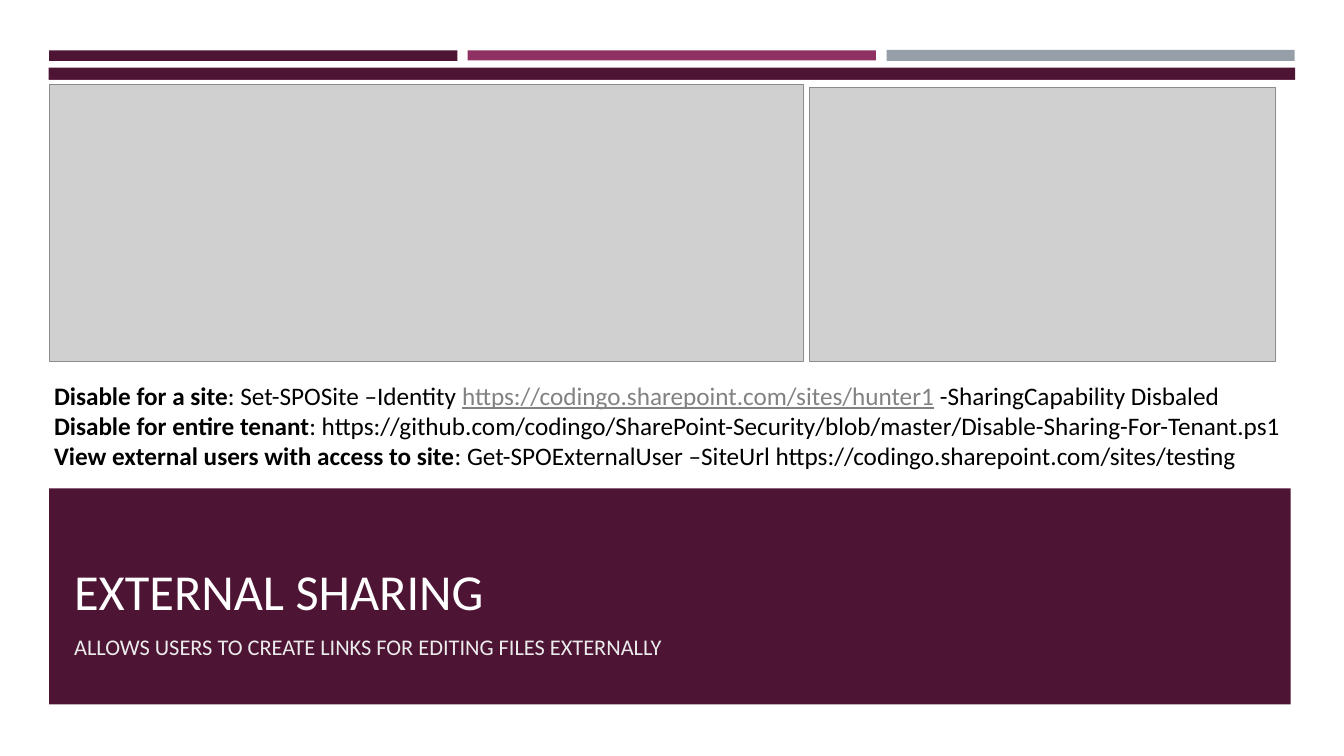
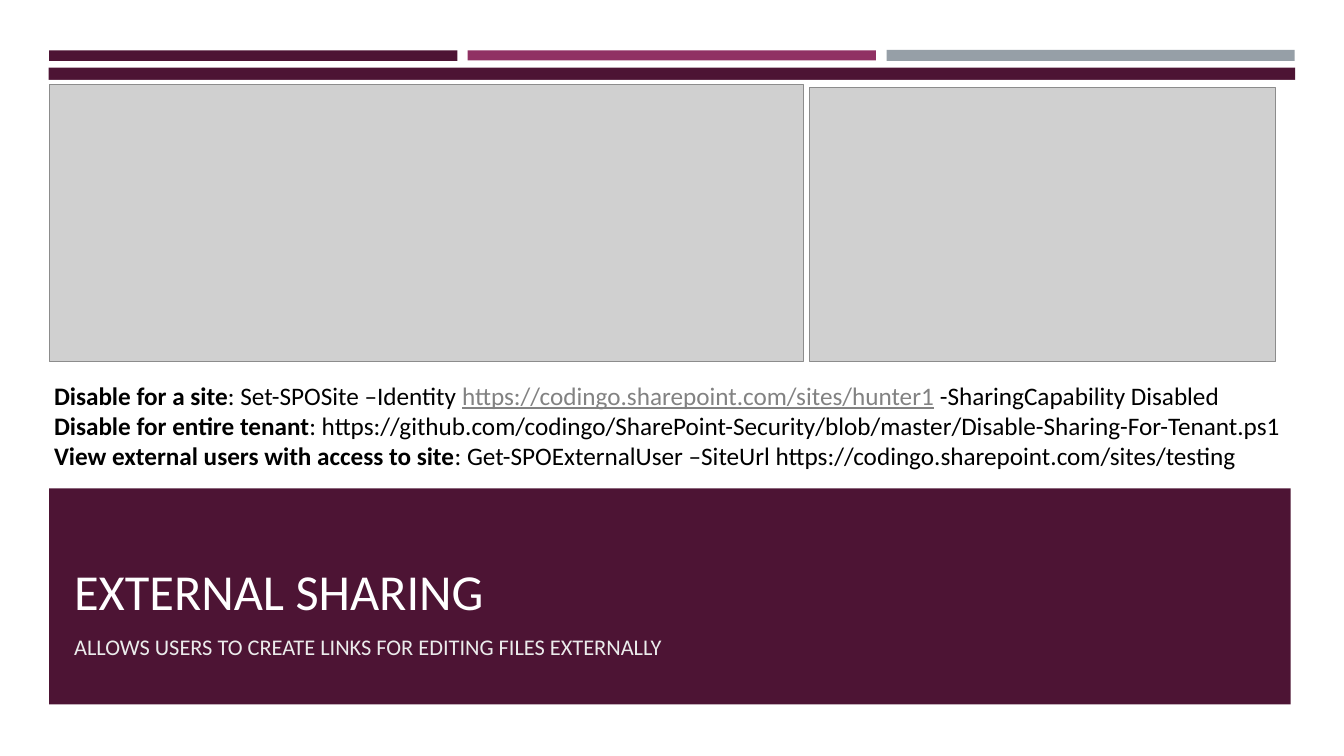
Before and after one commit to codingo/SharePoint-Security, a slide deck: slide 9 of SharePoint-Security.pptx. Drawn at 1344x756 pixels with LibreOffice and Linux fonts; fonts in the diff are those of the drawing; grey boxes stand for pictures. Boxes give left, top, right and bottom in pixels: in the first picture for what was removed or moved away, otherwise in the second. Text is boxed around its words. In the diff, an @@ line names an element or a change of style, - is before the commit and + after.

```diff
--- a/SharePoint-Security.pptx
+++ b/SharePoint-Security.pptx
@@ text at [54,387,1219,410]: text changed @@
-Disable for a site: Set-SPOSite –Identity https://codingo.sharepoint.com/sites/hunter1 -SharingCapability Disbaled
+Disable for a site: Set-SPOSite –Identity https://codingo.sharepoint.com/sites/hunter1 -SharingCapability Disabled
```
Also in this commit, not shown: 4 other slides changed.
